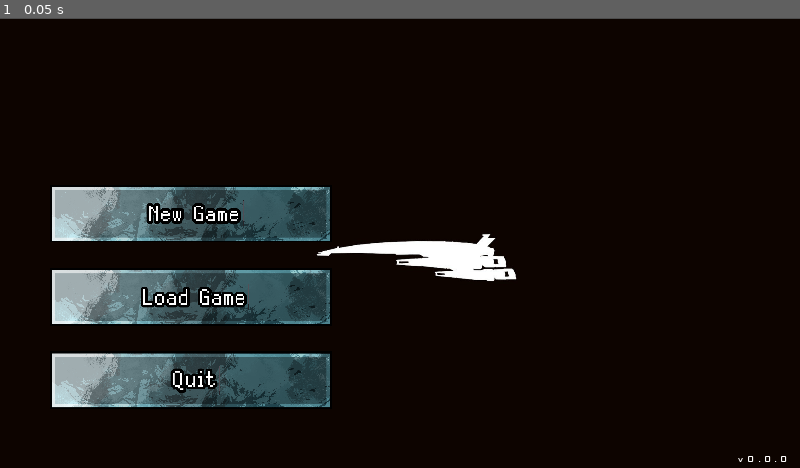
Above: before the commit, frame 1.
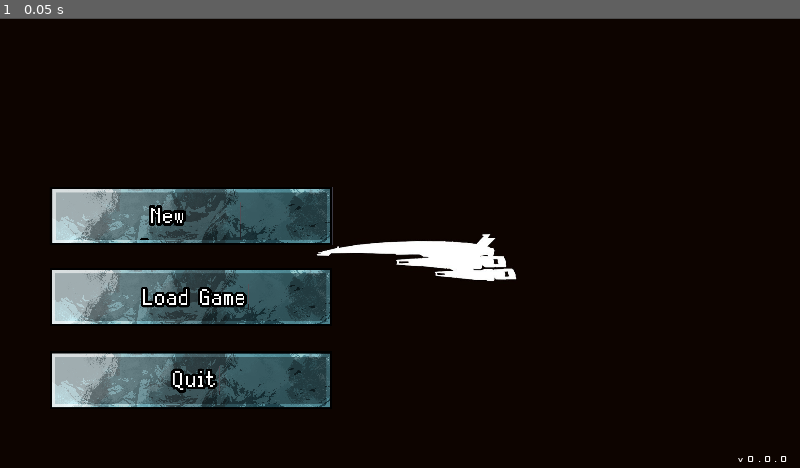
Above: after the commit, the same moment.

Repository: JCachada/gamedevsandbox
Game: Godot game, scene res://MainMenu.tscn
The game is run twice, just before and just after one commit, with the same random seed, the same clock (stepped at 60 frames per second) and the same inputs. Sound files missing from this copy of the repository are replaced by a short silence.
Inputs:
- Up to frame 1 (0.05 s): no input

The runs differ from the first frame. In frame 1, 1.6% of the frame differs, in the area x 6-42%, y 37-51%.

Commit message:
Refs #1: transforms NewGame textLabel into a clickable Button. Implements the functionality where on button click a new scen is loaded.

Diff:
--- a/MainMenu.gd
+++ b/MainMenu.gd
@@ -8,10 +8,8 @@
 func _ready():
 	pass # Replace with function body.
 
-# Called every frame. 'delta' is the elapsed time since the previous frame.
-#func _process(delta):
-#	pass
+# Function that determines what happens when the new game button is pressed.
+# For now, just sends to a new start scene. This should be changed later (check github issue #4).
 
-
-func _on_newGame_clicked(meta):
+func _on_New_Game_pressed():
 	get_tree().change_scene("res://mapNodes/PLACEHOLDER_MapNode.tscn")
--- a/MainMenu.tscn
+++ b/MainMenu.tscn
@@ -27,51 +27,42 @@
 font_data = SubResource( 3 )
 
 [sub_resource type="DynamicFontData" id=5]
-font_path = "res://assets/fonts/Silver.ttf"
+font_path = "res://assets/fonts/Xolonium-Regular.ttf"
 
 [sub_resource type="DynamicFont" id=6]
-size = 250
-outline_size = 20
-outline_color = Color( 0, 0, 0, 1 )
+size = 20
 extra_spacing_char = 10
 font_data = SubResource( 5 )
-
-[sub_resource type="DynamicFontData" id=7]
-font_path = "res://assets/fonts/Xolonium-Regular.ttf"
-
-[sub_resource type="DynamicFont" id=8]
-size = 20
-extra_spacing_char = 10
-font_data = SubResource( 7 )
 
 [node name="Control" type="Control"]
 anchor_right = 1.0
 anchor_bottom = 1.0
 script = ExtResource( 1 )
 
-[node name="New Game" type="TextureRect" parent="."]
-margin_left = 120.0
-margin_top = 400.0
-margin_right = 2377.0
-margin_bottom = 858.0
+[node name="New Game" type="Button" parent="."]
+anchor_left = 0.5
+anchor_top = 1.0
+anchor_right = 0.5
+anchor_bottom = 1.0
+margin_left = -840.519
+margin_top = -674.777
+margin_right = 1425.48
+margin_bottom = -206.777
 rect_scale = Vector2( 0.3, 0.3 )
-size_flags_horizontal = 0
-texture = ExtResource( 2 )
-expand = true
-stretch_mode = 3
+icon = ExtResource( 2 )
 __meta__ = {
 "_edit_lock_": true
 }
 
 [node name="RichTextLabel" type="RichTextLabel" parent="New Game"]
 anchor_left = 0.5
-anchor_top = 0.5
+anchor_top = 1.0
 anchor_right = 0.5
-anchor_bottom = 0.5
-margin_left = -425.0
-margin_top = -104.5
-margin_right = 425.0
-margin_bottom = 104.5
+anchor_bottom = 1.0
+margin_left = -409.035
+margin_top = -344.811
+margin_right = 399.965
+margin_bottom = -40.8112
 custom_fonts/normal_font = SubResource( 2 )
 text = " New Game"
 __meta__ = {
@@ -98,7 +89,7 @@
 margin_top = -104.5
 margin_right = 469.5
 margin_bottom = 104.5
-custom_fonts/normal_font = SubResource( 4 )
+custom_fonts/normal_font = SubResource( 2 )
 text = " Load Game"
 __meta__ = {
 "_edit_lock_": true
@@ -124,7 +115,7 @@
 margin_top = -117.0
 margin_right = 233.5
 margin_bottom = 117.0
-custom_fonts/normal_font = SubResource( 6 )
+custom_fonts/normal_font = SubResource( 4 )
 text = " Quit"
 __meta__ = {
 "_edit_lock_": true
@@ -150,10 +141,13 @@
 position = Vector2( 960.085, 541.471 )
 scale = Vector2( 1.00101, 0.999481 )
 texture = ExtResource( 3 )
+__meta__ = {
+"_edit_lock_": true
+}
 
 [node name="BackgroundMusic" type="AudioStreamPlayer" parent="."]
 stream = ExtResource( 4 )
 autoplay = true
 script = ExtResource( 5 )
-[connection signal="meta_clicked" from="New Game/RichTextLabel" to="." method="_on_newGame_clicked"]
+[connection signal="pressed" from="New Game" to="." method="_on_New_Game_pressed"]
 [connection signal="finished" from="BackgroundMusic" to="BackgroundMusic" method="_on_BackgroundMusic_finished"]
Not shown: 2 places in MainMenu.tscn that only renumber resources
